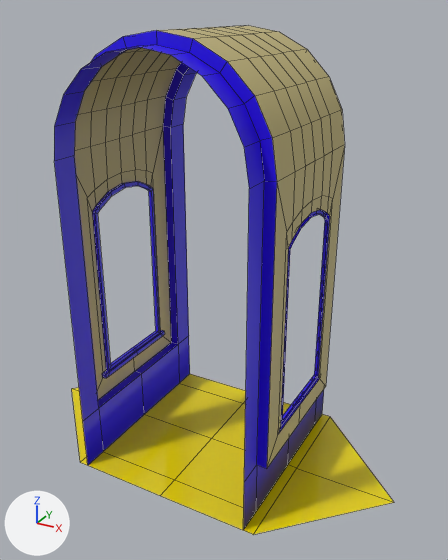
Before and after pictures for a commit that changed the FBX model Assets/Prefabs/Miles/V1/Straights/StraightV3.fbx.
One viewpoint serves both versions: a 50 mm lens placed at (1.67, 5.12, 2.59), pointed at (0.09, 8.0, 1.15). Lighting does not change. The marker at lower left points along +X, +Y and +Z. The picture after the commit comes second. Mesh edges are drawn as thin lines. Vertices at exactly the same position are counted once.

Names of what the first picture shows: 'StraightV3'.
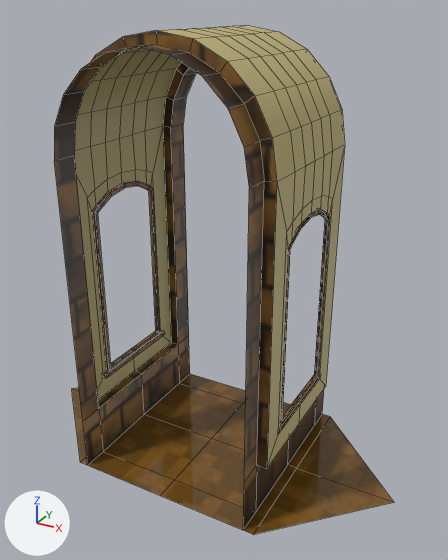
Patch to the scene script:
```diff
--- a/Assets/Prefabs/Miles/V1/Straights/StraightV3.fbx.py
+++ b/Assets/Prefabs/Miles/V1/Straights/StraightV3.fbx.py
@@ img_straightv1baked_png @@
+img_straightv1baked_png = load_image('StraightV1Baked.png', '../../../../Materials/Miles/StraightV1Baked.png', 4096, 4096, 'sRGB')
@@ mat_floor @@
 mat_floor = principled_material('Floor')
-mat_floor.base_color = (0.8, 0.649, 0.0)  # yellow #e7d300
+mat_floor.texture = img_straightv1baked_png
 mat_floor.roughness = 0.05
@@ mat_accent @@
 mat_accent = principled_material('Accent')
-mat_accent.base_color = (0.0212, 0.0, 0.8)  # blue #2800e7
+mat_accent.texture = img_straightv1baked_png
@@ me_plane_005 @@
 me_plane_005.from_pydata(...)  # 292 vertices, 260 faces; spans x -1.2..1.2, y -0.6..0.6, z 0.0..2.5
 # used by ob_straightv3; location = (0.0, 8.0, 0.0)
+# me_plane_005 part 1: texture (UV) coordinates of 260 of 260 faces, centred in x -0.89..0.89, y -0.53..0.53, z 0.0..2.49, changed; they spanned u 0.02..0.99, v 0.0..0.99 and now span u 0.05..0.99, v 0.0..0.99
 me_plane_005.materials.append(mat_floor)
```

Changed parts and their boxes [x1, y1, x2, y2] in the pictures (448 x 560 px):
'StraightV3', surface changed (darker): [54, 30, 394, 534] in both
